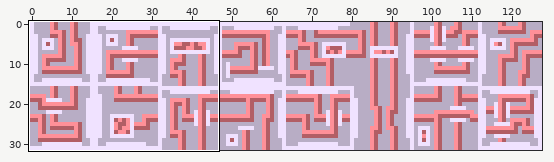
A sprite sheet gets an edit: AridArnold/Content/Tiles/Lab/lab-wall3.png. The first picture is a wide view before the edit; the outline marks the close-up.
Close-up. As it was:
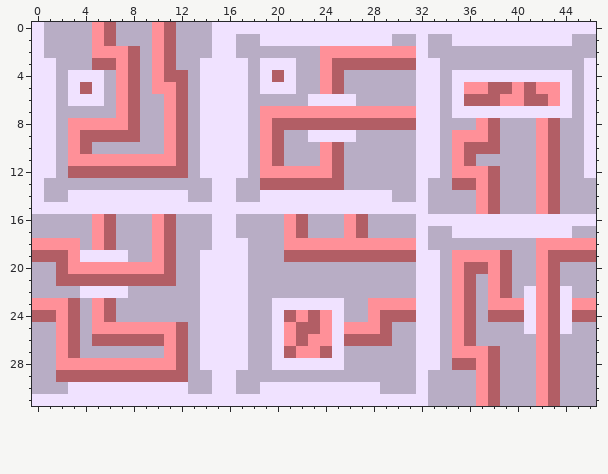
The file is 128x32 pixels. Shown: x 0..46, y 0..31. The commit also changed other parts of the picture, which this record leaves out.
And afterwards:
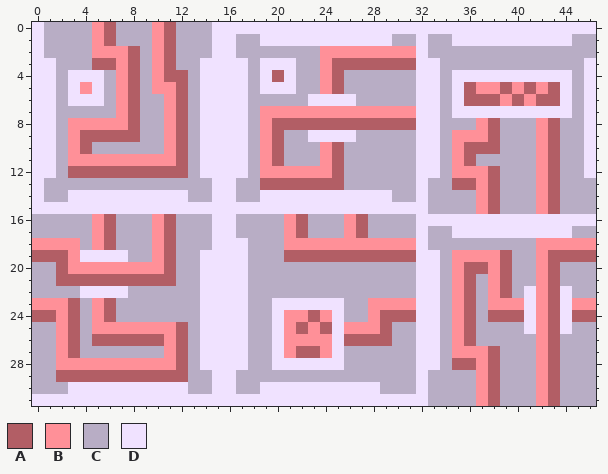
Palette (. is transparent): A #b25e65  B #ff9098  C #b8adc5  D #f0e2ff
Change:
y 5: x 4 A -> B; x 36 B -> A; x 38 A -> B; x 43 B -> A
y 6: x 40..41 BA -> AB; x 43 B -> A
y 24: x 21 A -> B
y 25: x 23..24 AB -> BA
y 26: x 22 A -> B
y 27: x 21..24 ABBA -> BAAB
Pixel boxes of the changes (left, top, right, bottom) in both close-ups:
changed: (80, 82, 92, 94)
changed: (464, 82, 560, 106)
changed: (284, 310, 332, 358)
